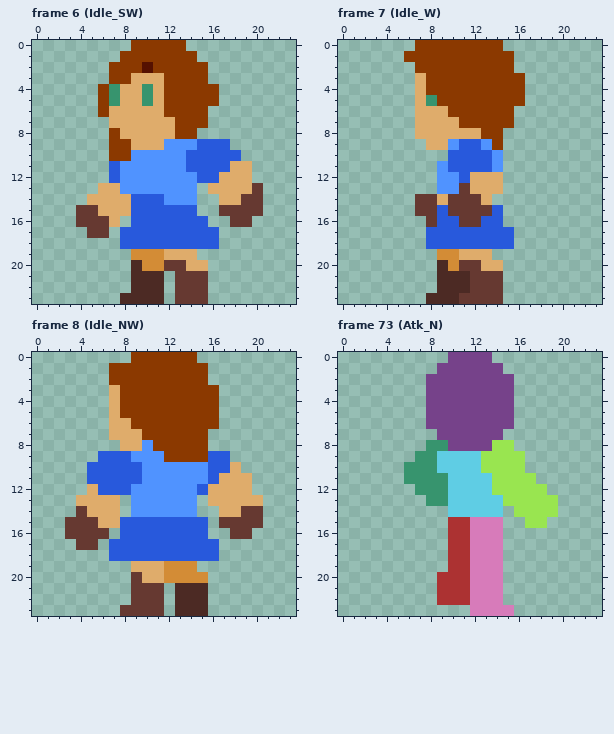
Two versions of one pixel-art file, The Curious Life of Eden/Assets/Sprites/EdenSprites.aseprite. This is how it looked before the edit.
24x24 pixels, 112 frames. Shown: frame 6 (Idle_SW), frame 7 (Idle_W), frame 8 (Idle_NW), frame 73 (Atk_N). The commit also changed other frames, which this record leaves out.
New version:
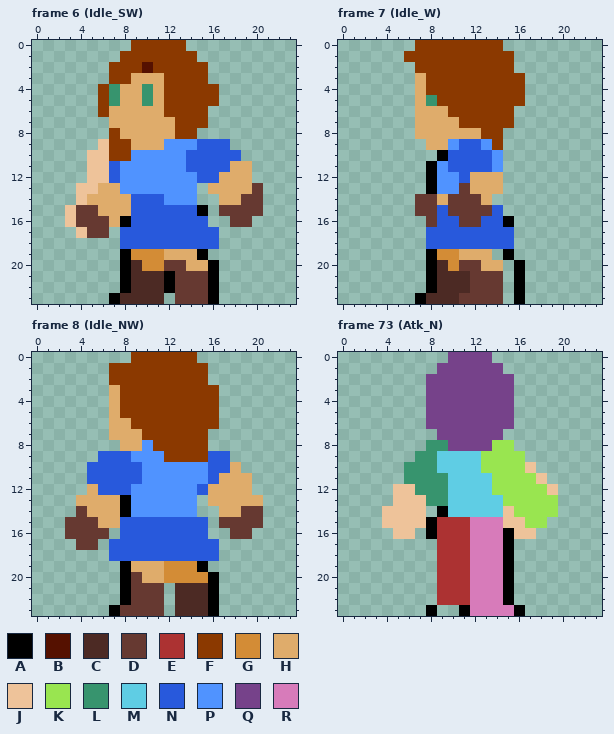
Palette (. is transparent): A #000000  B #551100  C #4c2a24  D #663931  E #ac3232  F #8b3900  G #d38c36  H #dfac6b  J #eec39a  K #99e550  L #37946e  M #5fcde4  N #2859dc  P #5093ff  Q #76428a  R #d77bba
Edits made:
layer "Sketch/Sketch" now shown
--- frame 6 (Idle_SW), layer "Sketch/Sketch"
@@ x 0..23 @@
  8 .......FHHHHHFF.........
- 9 .......FFHHHPPPNNN......
-10 .......FFPPPPPNNNNN.....
-11 .......NPPPPPPNNNNHH....
-12 .......NPPPPPPPNNHHH....
-13 ......HHPPPPPPP.HHHHD...
-14 .....HHHHNNNPPP..HHDD...
-15 ....DDHHHNNNNNN..DDDD...
-16 ....DDDH.NNNNNNN..DD....
-17 .....DD.NNNNNNNNN.......
+ 9 ......JFFHHHPPPNNN......
+10 .....JJFFPPPPPNNNNN.....
+11 .....JJNPPPPPPNNNNHH....
+12 .....JJNPPPPPPPNNHHH....
+13 ....JJHHPPPPPPP.HHHHD...
+14 ....JHHHHNNNPPP..HHDD...
+15 ...JDDHHHNNNNNNA.DDDD...
+16 ...JDDDHANNNNNNN..DD....
+17 ....JDD.NNNNNNNNN.......
 18 ........NNNNNNNNN.......
-19 .........GGGHHH.........
-20 .........CGGDDHH........
-21 .........CCC.DDD........
-22 .........CCC.DDD........
-23 ........CCCC.DDD........
+19 ........AGGGHHHA........
+20 ........ACGGDDHHA.......
+21 ........ACCCADDDA.......
+22 ........ACCCADDDA.......
+23 .......ACCCC.DDDA.......
--- frame 7 (Idle_W), layer "Sketch/Sketch"
@@ x 5..18 @@
  9 ...HHPNNPF....
-10 .....NNNNP....
-11 ....PNNNNP....
-12 ....PPNHHH....
-13 ....PPDHHH....
+10 ....ANNNNP....
+11 ...APNNNNP....
+12 ...APPNHHH....
+13 ...APPDHHH....
 14 ..DDHDDDH.....
 15 ..DDNDDDDN....
-16 ...DNNDDNN....
+16 ...DNNDDNNA...
 17 ...NNNNNNNN...
 18 ...NNNNNNNN...
-19 ....GGHHH.....
-20 ....CGDDHH....
-21 ....CCCDDD....
-22 ....CCCDDD....
-23 ...CCCDDDD....
+19 ...AGGHHH.A...
+20 ...ACGDDHH.A..
+21 ...ACCCDDD.A..
+22 ...ACCCDDD.A..
+23 ..ACCCDDDD.A..
--- frame 8 (Idle_NW), layer "Sketch/Sketch"
@@ x 6..10 @@
 12 NNNPP
-13 HH.PP
-14 HH.PP
+13 HHAPP
+14 HHAPP
 15 HHNNN
@@ x 5..18 @@
 18 ..NNNNNNNNNN..
-19 ....HHHGGG....
-20 ....DHHGGGG...
-21 ....DDD.CCC...
-22 ....DDD.CCC...
-23 ...DDDD.CCC...
+19 ...AHHHGGGA...
+20 ...ADHHGGGGA..
+21 ...ADDD.CCCA..
+22 ...ADDD.CCCA..
+23 ..ADDDD.CCCA..
--- frame 73 (Atk_N), layer "Sketch/Sketch"
@@ x 0..23 @@
  9 .......LLMMMMKKKK.......
-10 ......LLLMMMMKKKK.......
-11 ......LLLLMMMMKKKK......
-12 .......LLLMMMMKKKKK.....
-13 ........LLMMMMMKKKKK....
-14 ..........MMMMM.KKKK....
-15 ..........EERRR..KK.....
-16 ..........EERRR.........
-17 ..........EERRR.........
-18 ..........EERRR.........
-19 ..........EERRR.........
-20 .........EEERRR.........
-21 .........EEERRR.........
-22 .........EEERRR.........
-23 ............RRRR........
+10 ......LLLMMMMKKKKJ......
+11 ......LLLLMMMMKKKKJ.....
+12 .....JJLLLMMMMKKKKKJ....
+13 .....JJJLLMMMMMKKKKK....
+14 ....JJJJ.AMMMMMJKKKK....
+15 ....JJJJAEEERRRJJKK.....
+16 .....JJ.AEEERRRAJJ......
+17 .........EEERRRA........
+18 .........EEERRRA........
+19 .........EEERRRA........
+20 .........EEERRRA........
+21 .........EEERRRA........
+22 .........EEERRRA........
+23 ........A..ARRRRA.......
